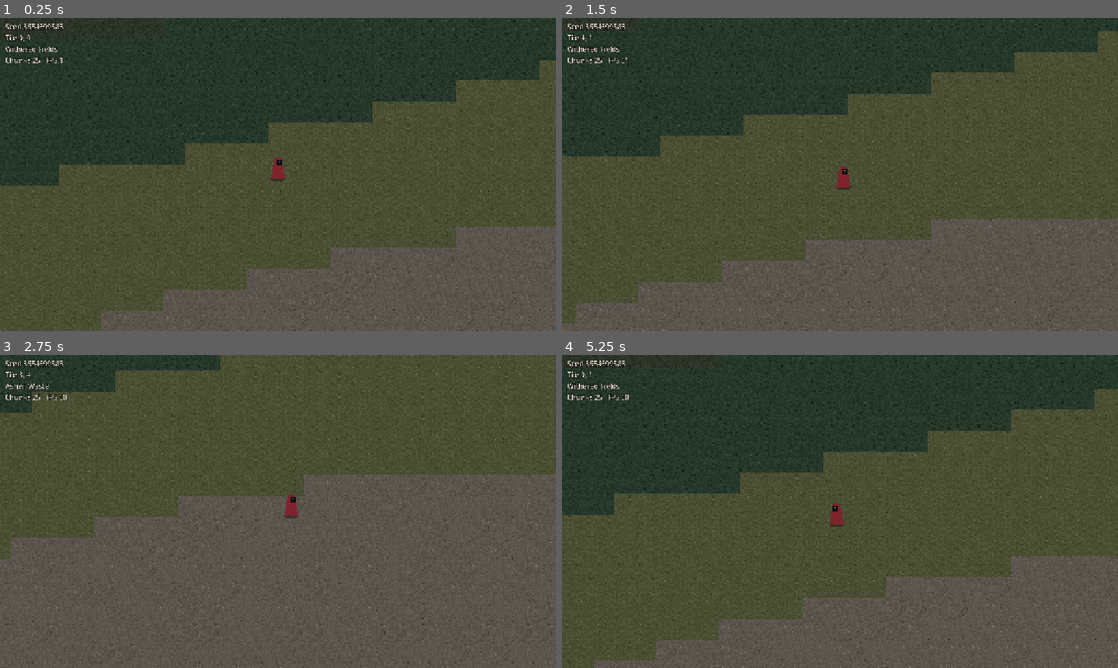
Above: before the commit, frames 1-4 (two rows, left to right).
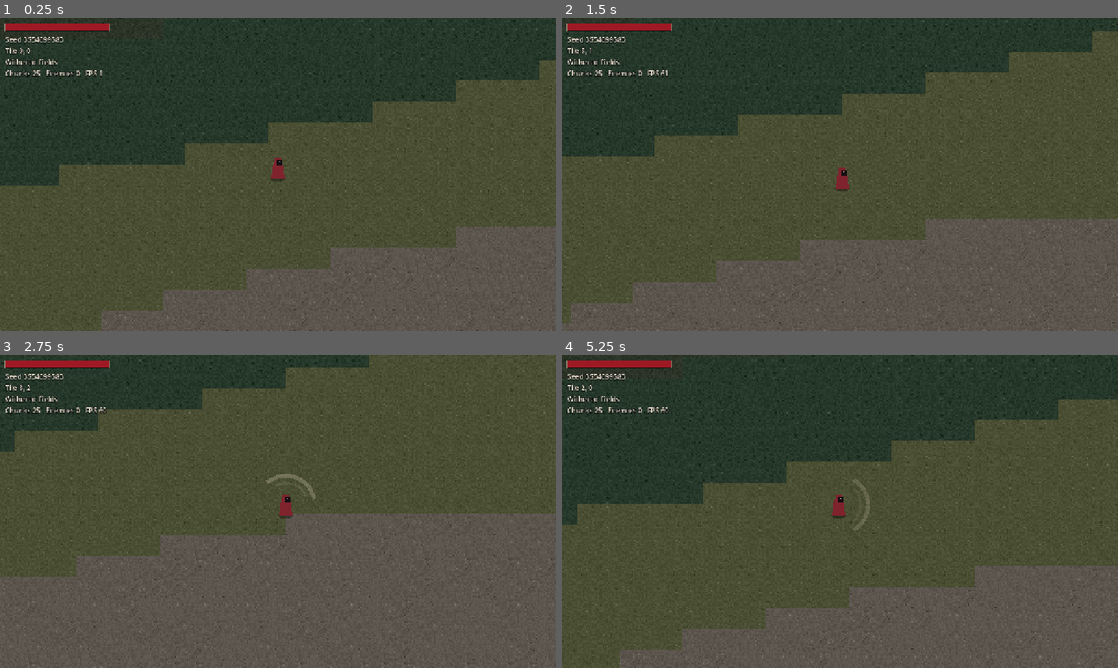
Above: after the commit, the same moments.

Repository: snamberi/Hall-Through-Heart
Game: Godot game, scene res://scenes/main.tscn
Same seed, same stepped clock (60 frames per second), same inputs: the game is played once before the commit and once after it.
Inputs (mouse positions are in pixels of both pictures, inside the frame that each line leads up to):
- Up to frame 1 (0.25 s): no input
- Up to frame 2 (1.5 s): tap Enter at 0.5 s; move the mouse to (962, 158) at 0.52 s; press the mouse at (962, 158) at 0.53 s; hold D (move_right) 0.53-1.28 s; tap Space (dodge, bound only after the commit) at 0.8, 1.35 s; move the mouse to (728, 190) at 1.27 s; release the mouse at (728, 190) at 1.28 s; hold S (move_down) from 1.28 s (still down)
- Up to frame 3 (2.75 s): click (166, 527) at 1.55 s; move the mouse to (333, 442) at 2.02 s; release S (move_down) at 2.03 s; press the mouse at (333, 442) at 2.03 s; hold D (move_right) from 2.03 s (still down); tap Space (dodge, bound only after the commit) at 2.3 s
- Up to frame 4 (5.25 s): move the mouse to (812, 574) at 2.77 s; release D (move_right) at 2.78 s; release the mouse at (812, 574) at 2.78 s; hold W (move_up) 2.78-3.53 s; tap Space (dodge, bound only after the commit) at 2.85, 3.8, 4.35 s; click (812, 574) at 3.05 s; move the mouse to (1006, 558) at 3.52 s; press the mouse at (1006, 558) at 3.53 s; hold A (move_left) 3.53-5.03 s; move the mouse to (673, 464) at 4.27 s; release the mouse at (673, 464) at 4.28 s; click (673, 464) at 4.55 s; move the mouse to (867, 511) at 5.02 s; press the mouse at (867, 511) at 5.03 s; hold S (move_down) from 5.03 s (still down)

The runs differ from the first frame. In frame 1, 1.0% of the frame differs, in the area x 0-20%, y 1-19%; in frame 2, 2.9%; in frame 3, 15%, in the area x 0-100%, y 0-100%; in frame 4, 7.5%.

Commit message:
Add melee combat, dodge roll, and a first enemy
The player swings in an arc toward the mouse, dodges with brief
invulnerability, takes knockback, and respawns at the start on death.
Husks wander, chase, wind up, and lunge; a spawner keeps a few alive
around the player outside the safe starting area. Adds a health bar,
enemy health bars, and floating damage numbers.

Co-Authored-By: Claude Fable 5.2 <noreply@anthropic.com>
Claude-Session: https://claude.ai/code/session_018VKRMzBJrrQDcMAxNX13Ea

Diff:
--- a/project.godot
+++ b/project.godot
@@ -34,6 +34,14 @@
 "deadzone": 0.2,
 "events": [Object(InputEventKey,"resource_local_to_scene":false,"resource_name":"","device":-1,"window_id":0,"alt_press …(496 unchanged characters)…
 }
+attack={
+"deadzone": 0.2,
+"events": [Object(InputEventMouseButton,"resource_local_to_scene":false,"resource_name":"","device":-1,"window_id":0,"alt_pressed":false,"shift_pressed":false,"ctrl_pressed":false,"meta_pressed":false,"button_mask":0,"position":Vector2(0, 0),"global_position":Vector2(0, 0),"factor":1.0,"button_index":1,"canceled":false,"pressed":false,"double_click":false,"script":null), Object(InputEventKey,"resource_local_to_scene":false,"resource_name":"","device":-1,"window_id":0,"alt_pressed":false,"shift_pressed":false,"ctrl_pressed":false,"meta_pressed":false,"pressed":false,"keycode":0,"physical_keycode":74,"key_label":0,"unicode":0,"location":0,"echo":false,"script":null)]
+}
+dodge={
+"deadzone": 0.2,
+"events": [Object(InputEventKey,"resource_local_to_scene":false,"resource_name":"","device":-1,"window_id":0,"alt_pressed":false,"shift_pressed":false,"ctrl_pressed":false,"meta_pressed":false,"pressed":false,"keycode":0,"physical_keycode":32,"key_label":0,"unicode":0,"location":0,"echo":false,"script":null), Object(InputEventKey,"resource_local_to_scene":false,"resource_name":"","device":-1,"window_id":0,"alt_pressed":false,"shift_pressed":false,"ctrl_pressed":false,"meta_pressed":false,"pressed":false,"keycode":0,"physical_keycode":4194325,"key_label":0,"unicode":0,"location":0,"echo":false,"script":null)]
+}
 
 [layer_names]
 
--- /dev/null
+++ b/scenes/enemies/husk.tscn
@@ -0,0 +1,40 @@
+[gd_scene load_steps=5 format=3]
+
+[ext_resource type="Script" path="res://scripts/enemies/enemy.gd" id="1_enemy"]
+[ext_resource type="Script" path="res://scripts/combat/health.gd" id="2_health"]
+[ext_resource type="Script" path="res://scripts/ui/world_health_bar.gd" id="3_bar"]
+
+[sub_resource type="CircleShape2D" id="shape_feet"]
+radius = 4.5
+
+[node name="Husk" type="CharacterBody2D"]
+collision_layer = 4
+collision_mask = 1
+motion_mode = 1
+script = ExtResource("1_enemy")
+
+[node name="Health" type="Node" parent="."]
+script = ExtResource("2_health")
+max_health = 30.0
+
+[node name="Collision" type="CollisionShape2D" parent="."]
+shape = SubResource("shape_feet")
+
+[node name="Visual" type="Node2D" parent="."]
+
+[node name="Shadow" type="Polygon2D" parent="Visual"]
+color = Color(0, 0, 0, 0.35)
+polygon = PackedVector2Array(-6, 3, -4, 1, 4, 1, 6, 3, 4, 5, -4, 5)
+
+[node name="Body" type="Polygon2D" parent="Visual"]
+color = Color(0.56, 0.6, 0.5, 1)
+polygon = PackedVector2Array(-4, 3, -5, -4, -3, -9, 1, -11, 5, -9, 5, -5, 3, -3, 4, 3)
+
+[node name="Maw" type="Polygon2D" parent="Visual"]
+color = Color(0.12, 0.07, 0.09, 1)
+polygon = PackedVector2Array(1, -8, 4, -8, 4, -5, 2, -5)
+
+[node name="HealthBar" type="Node2D" parent="."]
+position = Vector2(0, -15)
+z_index = 10
+script = ExtResource("3_bar")
--- a/scenes/main.tscn
+++ b/scenes/main.tscn
@@ -1,26 +1,63 @@
-[gd_scene load_steps=5 format=3]
+[gd_scene load_steps=8 format=3]
 
 [ext_resource type="Script" path="res://scripts/main.gd" id="1_main"]
 [ext_resource type="Script" path="res://scripts/world/world.gd" id="2_world"]
 [ext_resource type="PackedScene" path="res://scenes/player.tscn" id="3_player"]
-[ext_resource type="Script" path="res://scripts/ui/debug_hud.gd" id="4_hud"]
+[ext_resource type="Script" path="res://scripts/ui/debug_hud.gd" id="4_debug"]
+[ext_resource type="Script" path="res://scripts/enemies/enemy_spawner.gd" id="5_spawner"]
+[ext_resource type="PackedScene" path="res://scenes/enemies/husk.tscn" id="6_husk"]
+[ext_resource type="Script" path="res://scripts/ui/hud.gd" id="7_hud"]
 
 [node name="Main" type="Node2D"]
+y_sort_enabled = true
 script = ExtResource("1_main")
 
 [node name="World" type="Node2D" parent="."]
+z_index = -10
 script = ExtResource("2_world")
+
+[node name="Enemies" type="Node2D" parent="."]
+y_sort_enabled = true
+script = ExtResource("5_spawner")
+enemy_scene = ExtResource("6_husk")
 
 [node name="Player" parent="." instance=ExtResource("3_player")]
 
+[node name="HUD" type="CanvasLayer" parent="."]
+script = ExtResource("7_hud")
+
+[node name="HealthBar" type="Control" parent="HUD"]
+layout_mode = 3
+anchors_preset = 0
+offset_left = 12.0
+offset_top = 12.0
+offset_right = 252.0
+offset_bottom = 30.0
+mouse_filter = 2
+
+[node name="DeathMessage" type="Label" parent="HUD"]
+visible = false
+anchors_preset = 15
+anchor_right = 1.0
+anchor_bottom = 1.0
+grow_horizontal = 2
+grow_vertical = 2
+theme_override_colors/font_color = Color(0.7, 0.12, 0.16, 1)
+theme_override_colors/font_outline_color = Color(0, 0, 0, 1)
+theme_override_constants/outline_size = 8
+theme_override_font_sizes/font_size = 44
+text = "The rot takes you"
+horizontal_alignment = 1
+vertical_alignment = 1
+
 [node name="DebugHUD" type="CanvasLayer" parent="."]
-script = ExtResource("4_hud")
+script = ExtResource("4_debug")
 
 [node name="Label" type="Label" parent="DebugHUD"]
 offset_left = 12.0
-offset_top = 8.0
+offset_top = 38.0
 offset_right = 320.0
-offset_bottom = 110.0
+offset_bottom = 140.0
 theme_override_colors/font_color = Color(0.85, 0.82, 0.76, 1)
 theme_override_colors/font_outline_color = Color(0, 0, 0, 1)
 theme_override_constants/outline_size = 4
--- a/scenes/player.tscn
+++ b/scenes/player.tscn
@@ -1,6 +1,8 @@
-[gd_scene load_steps=3 format=3]
+[gd_scene load_steps=5 format=3]
 
 [ext_resource type="Script" path="res://scripts/player/player.gd" id="1_player"]
+[ext_resource type="Script" path="res://scripts/combat/health.gd" id="2_health"]
+[ext_resource type="Script" path="res://scripts/combat/slash_effect.gd" id="3_slash"]
 
 [sub_resource type="CircleShape2D" id="shape_feet"]
 radius = 4.5
@@ -10,6 +12,9 @@
 collision_mask = 1
 motion_mode = 1
 script = ExtResource("1_player")
+
+[node name="Health" type="Node" parent="."]
+script = ExtResource("2_health")
 
 [node name="Collision" type="CollisionShape2D" parent="."]
 shape = SubResource("shape_feet")
@@ -32,6 +37,11 @@
 color = Color(0.92, 0.85, 0.7, 1)
 polygon = PackedVector2Array(1, -10, 2, -10, 2, -9, 1, -9)
 
+[node name="Slash" type="Node2D" parent="."]
+position = Vector2(0, -5)
+z_index = 5
+script = ExtResource("3_slash")
+
 [node name="Camera" type="Camera2D" parent="."]
 zoom = Vector2(3, 3)
 position_smoothing_enabled = true
--- /dev/null
+++ b/scripts/combat/health.gd
@@ -0,0 +1,34 @@
+class_name Health
+extends Node
+## Hit points for anything that can be hurt.
+
+signal changed(current: float, maximum: float)
+signal damaged(amount: float)
+signal died
+
+@export var max_health := 100.0
+
+var current := 0.0
+
+
+func _ready() -> void:
+	current = max_health
+
+
+func is_dead() -> bool:
+	return current <= 0.0
+
+
+func take_damage(amount: float) -> void:
+	if is_dead() or amount <= 0.0:
+		return
+	current = maxf(current - amount, 0.0)
+	damaged.emit(amount)
+	changed.emit(current, max_health)
+	if is_dead():
+		died.emit()
+
+
+func heal_full() -> void:
+	current = max_health
+	changed.emit(current, max_health)
--- /dev/null
+++ b/scripts/combat/slash_effect.gd
@@ -0,0 +1,28 @@
+class_name SlashEffect
+extends Node2D
+## Brief arc drawn where a melee swing lands.
+
+var _radius := 24.0
+var _arc := PI / 2.0
+var _tween: Tween
+
+
+func _ready() -> void:
+	modulate.a = 0.0
+
+
+func play(direction: Vector2, radius: float, arc_radians: float, duration: float) -> void:
+	_radius = radius
+	_arc = arc_radians
+	rotation = direction.angle()
+	modulate.a = 1.0
+	queue_redraw()
+	if _tween:
+		_tween.kill()
+	_tween = create_tween()
+	_tween.tween_property(self, "modulate:a", 0.0, duration)
+
+
+func _draw() -> void:
+	draw_arc(Vector2.ZERO, _radius * 0.8, -_arc / 2.0, _arc / 2.0, 16, Color(0.95, 0.9, 0.8), 3.0)
+	draw_arc(Vector2.ZERO, _radius * 0.6, -_arc / 2.5, _arc / 2.5, 12, Color(0.95, 0.9, 0.8, 0.4), 2.0)
--- /dev/null
+++ b/scripts/enemies/enemy.gd
@@ -0,0 +1,158 @@
+class_name Enemy
+extends CharacterBody2D
+## A melee enemy: wanders, chases the player, winds up, then lunges.
+##
+## The wind-up is the player's cue to dodge. Tune a new enemy type by
+## changing the exported numbers on its scene.
+
+signal died(enemy: Enemy)
+
+enum State { WANDER, CHASE, WINDUP, LUNGE, RECOVER, STAGGER, DEAD }
+
+@export_group("Movement")
+@export var move_speed := 48.0
+## Roughly how wide the enemy is; used for hits and for spacing from others.
+@export var body_radius := 6.0
+
+@export_group("Senses")
+## The enemy notices the player inside this distance, in pixels.
+@export var aggro_radius := 120.0
+## The enemy gives up once the player is this far away.
+@export var leash_radius := 230.0
+
+@export_group("Attack")
+@export var contact_damage := 10.0
+## The enemy starts its wind-up when the player is this close.
+@export var attack_range := 34.0
+@export var windup_time := 0.45
+@export var lunge_speed := 210.0
+@export var lunge_time := 0.22
+@export var recover_time := 0.7
+
+var target: Player
+var state := State.WANDER
+
+var _state_time_left := 0.0
+var _direction := Vector2.ZERO
+var _has_hit := false
+var _flash_tween: Tween
+
+@onready var health: Health = $Health
+@onready var _visual: Node2D = $Visual
+
+
+func _ready() -> void:
+	add_to_group("enemies")
+	health.died.connect(_on_died)
+	_pick_wander()
+
+
+func _physics_process(delta: float) -> void:
+	if state == State.DEAD:
+		return
+	_state_time_left = maxf(_state_time_left - delta, 0.0)
+	var has_target := target != null and not target.is_dead()
+	var to_target := target.global_position - global_position if has_target else Vector2.ZERO
+
+	match state:
+		State.WANDER:
+			velocity = _direction * move_speed * 0.4
+			if has_target and to_target.length() < aggro_radius:
+				state = State.CHASE
+			elif _state_time_left == 0.0:
+				_pick_wander()
+		State.CHASE:
+			if not has_target or to_target.length() > leash_radius:
+				_pick_wander()
+			elif to_target.length() < attack_range:
+				_enter(State.WINDUP, windup_time)
+				velocity = Vector2.ZERO
+				_visual.modulate = Color(1.6, 0.6, 0.6)
+			else:
+				velocity = to_target.normalized() * move_speed + _separation()
+		State.WINDUP:
+			velocity = Vector2.ZERO
+			if has_target:
+				_direction = to_target.normalized()
+			if _state_time_left == 0.0:
+				_enter(State.LUNGE, lunge_time)
+				_has_hit = false
+				_visual.modulate = Color.WHITE
+		State.LUNGE:
+			velocity = _direction * lunge_speed
+			if has_target and not _has_hit and to_target.length() < body_radius + 6.0:
+				_has_hit = true
+				target.take_damage(contact_damage, global_position)
+			if _state_time_left == 0.0:
+				_enter(State.RECOVER, recover_time)
+		State.RECOVER:
+			velocity = velocity.move_toward(Vector2.ZERO, 900.0 * delta)
+			if _state_time_left == 0.0:
+				state = State.CHASE
+		State.STAGGER:
+			velocity = velocity.move_toward(Vector2.ZERO, 700.0 * delta)
+			if _state_time_left == 0.0:
+				state = State.CHASE
+
+	if absf(velocity.x) > 1.0:
+		_visual.scale.x = signf(velocity.x)
+	move_and_slide()
+
+
+func take_damage(amount: float, knockback: Vector2) -> void:
+	if state == State.DEAD:
+		return
+	DamageNumber.spawn(get_parent(), global_position, amount, Color(0.95, 0.9, 0.75))
+	health.take_damage(amount)
+	if health.is_dead():
+		return
+	_enter(State.STAGGER, 0.22)
+	velocity = knockback
+	_flash()
+
+
+func _enter(new_state: State, duration: float) -> void:
+	state = new_state
+	_state_time_left = duration
+
+
+func _pick_wander() -> void:
+	_enter(State.WANDER, randf_range(1.2, 3.0))
+	# Stand still about a third of the time.
+	_direction = Vector2.ZERO if randf() < 0.35 else Vector2.from_angle(randf() * TAU)
+
+
+## Small push away from nearby enemies so a pack does not stack on one spot.
+func _separation() -> Vector2:
+	var push := Vector2.ZERO
+	for node in get_tree().get_nodes_in_group("enemies"):
+		var other := node as Enemy
+		if other == null or other == self:
+			continue
+		var offset := global_position - other.global_position
+		var spacing := body_radius + other.body_radius + 4.0
+		if offset.length() < spacing and offset.length() > 0.01:
+			push += offset.normalized() * (spacing - offset.length()) * 6.0
+	return push
+
+
+func _flash() -> void:
+	if _flash_tween:
+		_flash_tween.kill()
+	_visual.modulate = Color(4.0, 4.0, 4.0)
+	_flash_tween = create_tween()
+	_flash_tween.tween_property(_visual, "modulate", Color.WHITE, 0.15)
+
+
+func _on_died() -> void:
+	state = State.DEAD
+	remove_from_group("enemies")
+	velocity = Vector2.ZERO
+	$Collision.set_deferred("disabled", true)
+	died.emit(self)
+	if _flash_tween:
+		_flash_tween.kill()
+	_visual.modulate = Color(4.0, 4.0, 4.0)
+	var tween := create_tween()
+	tween.tween_property(self, "modulate:a", 0.0, 0.35)
+	tween.tween_callback(queue_free)
--- /dev/null
+++ b/scripts/enemies/enemy_spawner.gd
@@ -0,0 +1,68 @@
+class_name EnemySpawner
+extends Node2D
+## Keeps a handful of enemies alive around the player, just off screen.
+##
+## Nothing spawns near the world origin, so the starting area stays safe.
+
+@export var enemy_scene: PackedScene
+@export var max_alive := 8
+## Seconds between spawn attempts.
+@export var spawn_interval := 1.0
+## Enemies appear between these distances from the player, in pixels.
+## The minimum must stay larger than half the screen diagonal (about 245).
+@export var min_spawn_distance := 270.0
+@export var max_spawn_distance := 420.0
+## Enemies further than this from the player are removed.
+@export var despawn_distance := 650.0
+## No spawns within this many tiles of the world origin.
+@export var safe_radius_tiles := 32.0
+
+var _world: World
+var _player: Player
+var _time_left := 0.0
+
+
+func setup(world: World, player: Player) -> void:
+	_world = world
+	_player = player
+
+
+func alive_count() -> int:
+	return get_tree().get_nodes_in_group("enemies").size()
+
+
+func spawn_at(world_position: Vector2) -> Enemy:
+	var enemy: Enemy = enemy_scene.instantiate()
+	enemy.position = world_position
+	enemy.target = _player
+	add_child(enemy)
+	return enemy
+
+
+func _physics_process(delta: float) -> void:
+	if _world == null or _player.is_dead():
+		return
+	_time_left -= delta
+	if _time_left > 0.0:
+		return
+	_time_left = spawn_interval
+
+	for node in get_tree().get_nodes_in_group("enemies"):
+		var enemy := node as Enemy
+		if enemy.global_position.distance_to(_player.global_position) > despawn_distance:
+			enemy.queue_free()
+
+	if alive_count() < max_alive:
+		_try_spawn()
+
+
+func _try_spawn() -> void:
+	var angle := randf() * TAU
+	var distance := randf_range(min_spawn_distance, max_spawn_distance)
+	var spawn_position := _player.global_position + Vector2.from_angle(angle) * distance
+	var cell := _world.world_to_cell(spawn_position)
+	if Vector2(cell).length() < safe_radius_tiles:
+		return
+	if not _world.generator.is_walkable(cell):
+		return
+	spawn_at(_world.cell_to_world(cell))
--- a/scripts/main.gd
+++ b/scripts/main.gd
@@ -3,20 +3,38 @@
 ## World seed. Leave at 0 for a new random world every run; set a number to
 ## always get the same world.
 @export var world_seed := 0
+## Seconds between dying and waking up at the starting area.
+@export var respawn_delay := 2.0
 
 @onready var _world: World = $World
 @onready var _player: Player = $Player
-@onready var _hud: CanvasLayer = $DebugHUD
+@onready var _spawner: EnemySpawner = $Enemies
+@onready var _hud: CanvasLayer = $HUD
+@onready var _debug_hud: CanvasLayer = $DebugHUD
 
 
 func _ready() -> void:
 	var active_seed := world_seed if world_seed != 0 else int(randi())
 	_world.setup(active_seed)
+	_place_player_at_start()
 
+	_world.target = _player
+	_spawner.setup(_world, _player)
+	_hud.setup(_player)
+	_debug_hud.setup(_world, _player)
+	_player.died.connect(_on_player_died)
+
+
+func _place_player_at_start() -> void:
 	var spawn_cell := _world.generator.find_walkable_near(Vector2i.ZERO)
 	_player.global_position = _world.cell_to_world(spawn_cell)
 	_player.camera.reset_smoothing()
+	_world.load_around_now(_player.global_position)
 
-	_world.target = _player
-	_world.load_around_now(_player.global_position)
-	_hud.setup(_world, _player)
+
+func _on_player_died() -> void:
+	_hud.show_death_message(true)
+	await get_tree().create_timer(respawn_delay).timeout
+	_place_player_at_start()
+	_player.revive()
+	_hud.show_death_message(false)
--- a/scripts/player/player.gd
+++ b/scripts/player/player.gd
@@ -1,22 +1,147 @@
 class_name Player
 extends CharacterBody2D
 
+signal died
+
+enum State { MOVE, ATTACK, DODGE, DEAD }
+
+@export_group("Movement")
 @export var move_speed := 90.0
 ## How quickly the player reaches full speed and stops, in pixels/second².
 @export var acceleration := 900.0
 
-## Last direction the player moved in. Combat will aim attacks along this.
+@export_group("Attack")
+@export var attack_damage := 12.0
+## How far the swing reaches, in pixels.
+@export var attack_range := 28.0
+## Width of the swing, in degrees.
+@export var attack_arc := 120.0
+## How long the player is committed to a swing.
+@export var attack_duration := 0.16
+@export var attack_cooldown := 0.34
+## How hard a hit shoves an enemy back, in pixels/second.
+@export var attack_knockback := 170.0
+
+@export_group("Dodge")
+@export var dodge_speed := 250.0
+## The player cannot be hurt for the length of the dodge.
+@export var dodge_duration := 0.22
+@export var dodge_cooldown := 0.6
+
+@export_group("Defence")
+## Seconds of safety after being hit, so one enemy cannot chain hits.
+@export var hurt_invulnerability := 0.6
+
+## Last direction the player moved or attacked in.
 var facing := Vector2.DOWN
+var state := State.MOVE
 
+var _state_time_left := 0.0
+var _attack_cooldown_left := 0.0
+var _dodge_cooldown_left := 0.0
+var _invulnerable_left := 0.0
+var _dodge_direction := Vector2.ZERO
+
+@onready var health: Health = $Health
 @onready var camera: Camera2D = $Camera
 @onready var _visual: Node2D = $Visual
+@onready var _slash: SlashEffect = $Slash
 
 
 func _physics_process(delta: float) -> void:
+	if state == State.DEAD:
+		return
+	_attack_cooldown_left = maxf(_attack_cooldown_left - delta, 0.0)
+	_dodge_cooldown_left = maxf(_dodge_cooldown_left - delta, 0.0)
+	_invulnerable_left = maxf(_invulnerable_left - delta, 0.0)
+	_state_time_left = maxf(_state_time_left - delta, 0.0)
+
+	match state:
+		State.MOVE:
+			_process_move(delta)
+		State.ATTACK:
+			velocity = velocity.move_toward(Vector2.ZERO, acceleration * delta)
+			if _state_time_left == 0.0:
+				state = State.MOVE
+		State.DODGE:
+			velocity = _dodge_direction * dodge_speed
+			if _state_time_left == 0.0:
+				state = State.MOVE
+
+	_visual.modulate.a = 0.45 if _invulnerable_left > 0.0 else 1.0
+	move_and_slide()
+
+
+func is_dead() -> bool:
+	return state == State.DEAD
+
+
+## Swings at everything in an arc in front of the player.
+func attack(direction: Vector2) -> void:
+	facing = direction
+	_face_visual(direction.x)
+	state = State.ATTACK
+	_state_time_left = attack_duration
+	_attack_cooldown_left = attack_cooldown
+	velocity = direction * 60.0
+	_slash.play(direction, attack_range, deg_to_rad(attack_arc), attack_duration + 0.08)
+
+	var half_arc := deg_to_rad(attack_arc) / 2.0
+	for node in get_tree().get_nodes_in_group("enemies"):
+		var enemy := node as Enemy
+		if enemy == null:
+			continue
+		var offset := enemy.global_position - global_position
+		if offset.length() > attack_range + enemy.body_radius:
+			continue
+		# Enemies standing right on top of the player are hit from any side.
+		if offset.length() > enemy.body_radius and absf(direction.angle_to(offset)) > half_arc:
+			continue
+		enemy.take_damage(attack_damage, direction * attack_knockback)
+
+
+func take_damage(amount: float, source_position: Vector2) -> void:
+	if state == State.DEAD or _invulnerable_left > 0.0:
+		return
+	health.take_damage(amount)
+	DamageNumber.spawn(get_parent(), global_position, amount, Color(0.95, 0.3, 0.3))
+	if health.is_dead():
+		state = State.DEAD
+		velocity = Vector2.ZERO
+		_visual.modulate.a = 0.0
+		died.emit()
+		return
+	_invulnerable_left = hurt_invulnerability
+	velocity = source_position.direction_to(global_position) * 140.0
+
+
+## Brings the player back at full health. Main calls this after moving them.
+func revive() -> void:
+	health.heal_full()
+	state = State.MOVE
+	velocity = Vector2.ZERO
+	_invulnerable_left = 1.5
+	_visual.modulate.a = 1.0
+
+
+func _process_move(delta: float) -> void:
 	var input := Input.get_vector("move_left", "move_right", "move_up", "move_down")
 	if input != Vector2.ZERO:
 		facing = input.normalized()
-		if absf(input.x) > 0.1:
-			_visual.scale.x = signf(input.x)
+		_face_visual(input.x)
 	velocity = velocity.move_toward(input * move_speed, acceleration * delta)
-	move_and_slide()
+
+	if Input.is_action_just_pressed("dodge") and _dodge_cooldown_left == 0.0:
+		_dodge_direction = facing
+		state = State.DODGE
+		_state_time_left = dodge_duration
+		_dodge_cooldown_left = dodge_cooldown
+		_invulnerable_left = maxf(_invulnerable_left, dodge_duration)
+	elif Input.is_action_pressed("attack") and _attack_cooldown_left == 0.0:
+		var aim := get_global_mouse_position() - global_position
+		attack(aim.normalized() if aim.length() > 1.0 else facing)
+
+
+func _face_visual(x: float) -> void:
+	if absf(x) > 0.1:
+		_visual.scale.x = signf(x)
--- /dev/null
+++ b/scripts/ui/damage_number.gd
@@ -0,0 +1,25 @@
+class_name DamageNumber
+extends Label
+## A number that floats up from a hit and fades out.
+
+const RISE := 14.0
+const LIFETIME := 0.6
+
+
+static func spawn(parent: Node, world_position: Vector2, amount: float, color: Color) -> void:
+	var label := DamageNumber.new()
+	label.text = str(roundi(amount))
+	label.add_theme_font_size_override("font_size", 14)
+	label.add_theme_color_override("font_color", color)
+	label.add_theme_color_override("font_outline_color", Color.BLACK)
+	label.add_theme_constant_override("outline_size", 4)
+	# The camera zooms in 3x; shrink so the text stays small and sharp.
+	label.scale = Vector2.ONE / 3.0
+	label.z_index = 100
+	label.position = world_position + Vector2(randf_range(-4.0, 4.0), -16.0)
+	parent.add_child(label)
+
+	var tween := label.create_tween().set_parallel()
+	tween.tween_property(label, "position:y", label.position.y - RISE, LIFETIME)
+	tween.tween_property(label, "modulate:a", 0.0, LIFETIME).set_ease(Tween.EASE_IN)
+	tween.chain().tween_callback(label.queue_free)
--- a/scripts/ui/debug_hud.gd
+++ b/scripts/ui/debug_hud.gd
@@ -22,11 +22,12 @@
 	if _world == null or not visible:
 		return
 	var cell := _world.world_to_cell(_player.global_position)
-	_label.text = "Seed %d\nTile %d, %d\n%s\nChunks %d   FPS %d" % [
+	_label.text = "Seed %d\nTile %d, %d\n%s\nChunks %d   Enemies %d   FPS %d" % [
 		_world.generator.world_seed,
 		cell.x,
 		cell.y,
 		TerrainTiles.display_name(_world.generator.tile_type_at(cell)),
 		_world.loaded_chunk_count(),
+		get_tree().get_nodes_in_group("enemies").size(),
 		Engine.get_frames_per_second(),
 	]
--- /dev/null
+++ b/scripts/ui/hud.gd
@@ -0,0 +1,30 @@
+extends CanvasLayer
+## On-screen player status: health bar and the death message.
+
+@onready var _bar: Control = $HealthBar
+@onready var _death_message: Label = $DeathMessage
+
+var _fraction := 1.0
+
+
+func setup(player: Player) -> void:
+	player.health.changed.connect(_on_health_changed)
+	_bar.draw.connect(_draw_bar)
+	_death_message.visible = false
+
+
+func show_death_message(shown: bool) -> void:
+	_death_message.visible = shown
+
+
+func _on_health_changed(current: float, maximum: float) -> void:
+	_fraction = current / maximum
+	_bar.queue_redraw()
+
+
+func _draw_bar() -> void:
+	var size := _bar.size
+	_bar.draw_rect(Rect2(Vector2.ZERO, size), Color(0.0, 0.0, 0.0, 0.75))
+	var inner := Rect2(Vector2(2, 2), Vector2((size.x - 4.0) * _fraction, size.y - 4.0))
+	_bar.draw_rect(inner, Color(0.62, 0.1, 0.14))
+	_bar.draw_rect(Rect2(Vector2.ZERO, size), Color(0.55, 0.5, 0.42), false, 1.0)
--- /dev/null
+++ b/scripts/ui/world_health_bar.gd
@@ -0,0 +1,24 @@
+extends Node2D
+## Small bar above an enemy. Hidden until the enemy has been hurt.
+
+const SIZE := Vector2(14.0, 2.0)
+
+var _fraction := 1.0
+
+
+func _ready() -> void:
+	visible = false
+	var health: Health = get_parent().get_node("Health")
+	health.changed.connect(_on_health_changed)
+
+
+func _on_health_changed(current: float, maximum: float) -> void:
+	_fraction = current / maximum
+	visible = _fraction > 0.0 and _fraction < 1.0
+	queue_redraw()
+
+
+func _draw() -> void:
+	var origin := -SIZE / 2.0
+	draw_rect(Rect2(origin - Vector2.ONE, SIZE + Vector2(2.0, 2.0)), Color(0, 0, 0, 0.8))
+	draw_rect(Rect2(origin, Vector2(SIZE.x * _fraction, SIZE.y)), Color(0.7, 0.13, 0.16))
Not shown, added: scripts/combat/health.gd.uid
Not shown, added: scripts/combat/slash_effect.gd.uid
Not shown, added: scripts/enemies/enemy.gd.uid
Not shown, added: scripts/enemies/enemy_spawner.gd.uid
Not shown, added: scripts/ui/damage_number.gd.uid
Not shown, added: scripts/ui/hud.gd.uid
Not shown, added: scripts/ui/world_health_bar.gd.uid
